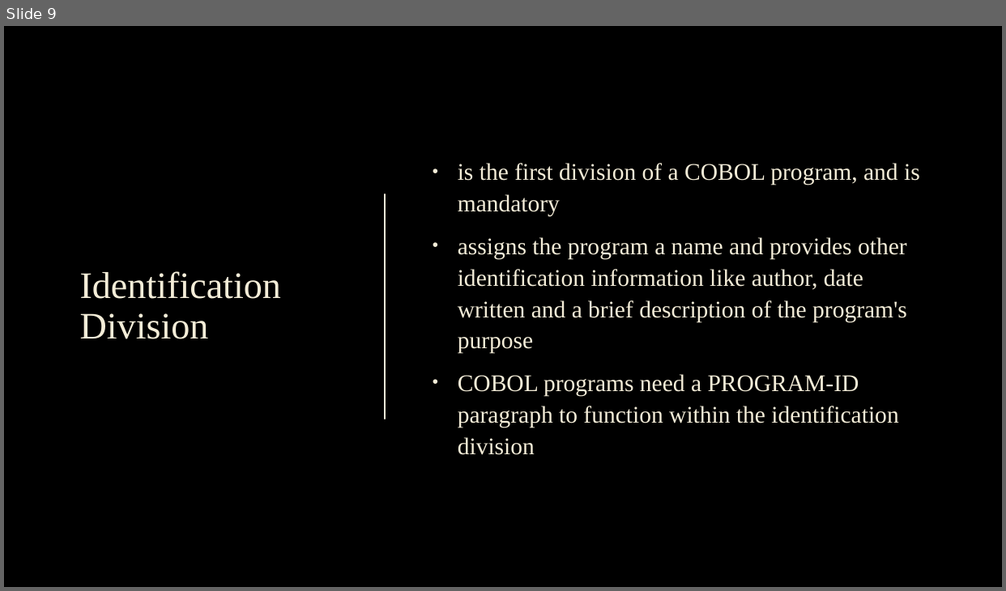
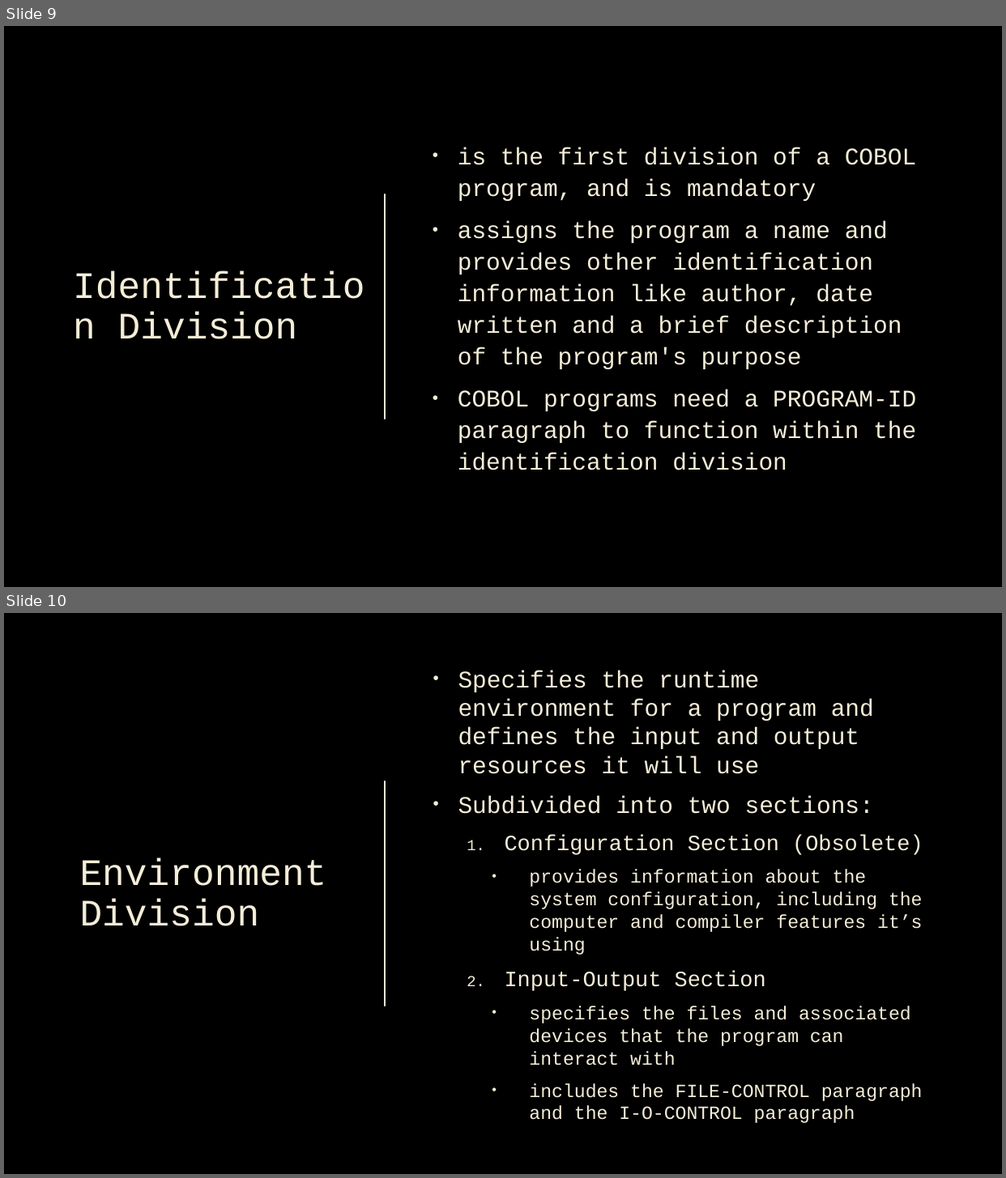
Before and after one commit to n1zuu/cobol-stack-demo, a slide deck: cobol/cobol.pptx. Shown one above the other, each under a label of ours: slide 9 before the commit, slides 9 and 10 after it. The pictures are 1006x591 and 1006x1178 pixels, drawn with LibreOffice and Linux fonts; fonts in the diff are those of the drawing; background and template pictures are left out. Boxes give left, top, right and bottom in pixels: in the first picture for what was removed or moved away, otherwise in the second. Text is boxed around its words. In the diff, an @@ line names an element or a change of style, - is before the commit and + after.

Commit message:
added program structure and variable declaration sections

```diff
--- a/cobol/cobol.pptx
+++ b/cobol/cobol.pptx
@@ slide 10 added at [4,613,1002,1174], background picture (left out) @@
@@ text added at [458,670,923,1123], 18 pt, text #F4EDD8 @@
+• Specifies the runtime environment for a program and defines the input and output resources it will use
+• Subdivided into two sections:
+  1. Configuration Section (Obsolete)
+    • provides information about the system configuration, including the computer and compiler features it’s using
+  2. Input-Output Section
+    • specifies the files and associated devices that the program can interact with
+    • includes the FILE-CONTROL paragraph and the I-O-CONTROL paragraph
@@ line added from (385, 781) to (385, 1006), #F4EDD8 1.5 pt @@
@@ title added at [80,858,327,926], 36 pt, text #F4EDD8 @@
+Environment Division
@@ slide 9 changed as well @@
@@ title "Identification Division" at [118,312,298,339]: font Times New Roman to Courier New @@
@@ title "Identification Division": place and size @@
-title "Identification Division" at [80,271,282,339]
+title "Identification Division" at [118,312,298,339]
@@ text "is the first division of ..." at [458,148,917,471]: font Times New Roman to Courier New @@
```
Also in this commit, not shown: 8 other slides changed, 4 other slides added.
